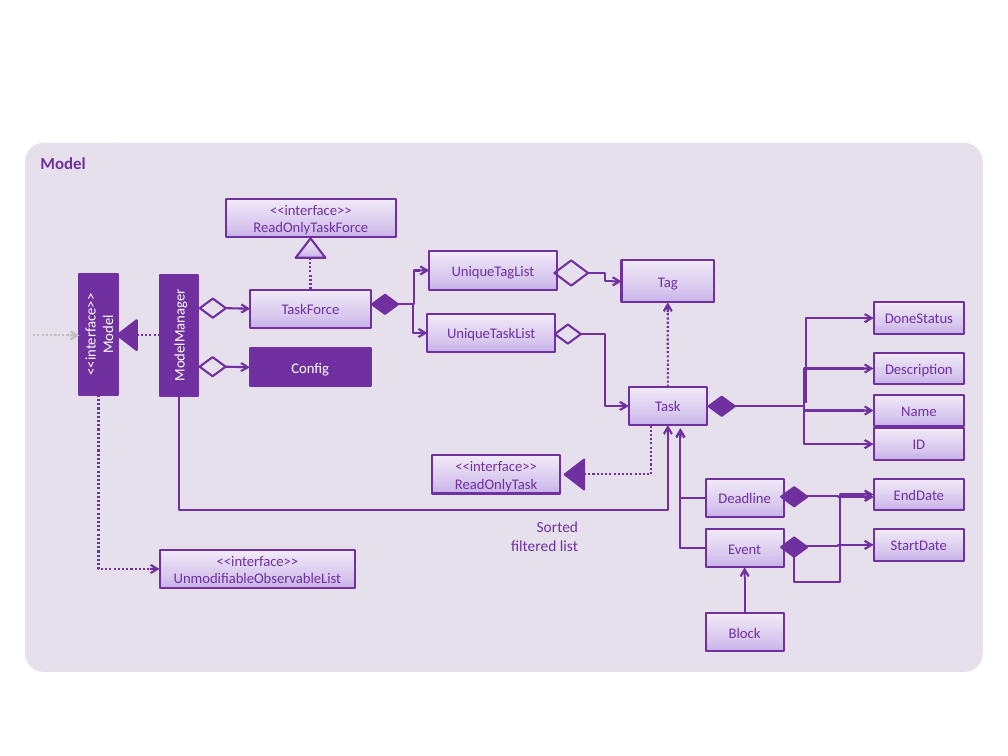
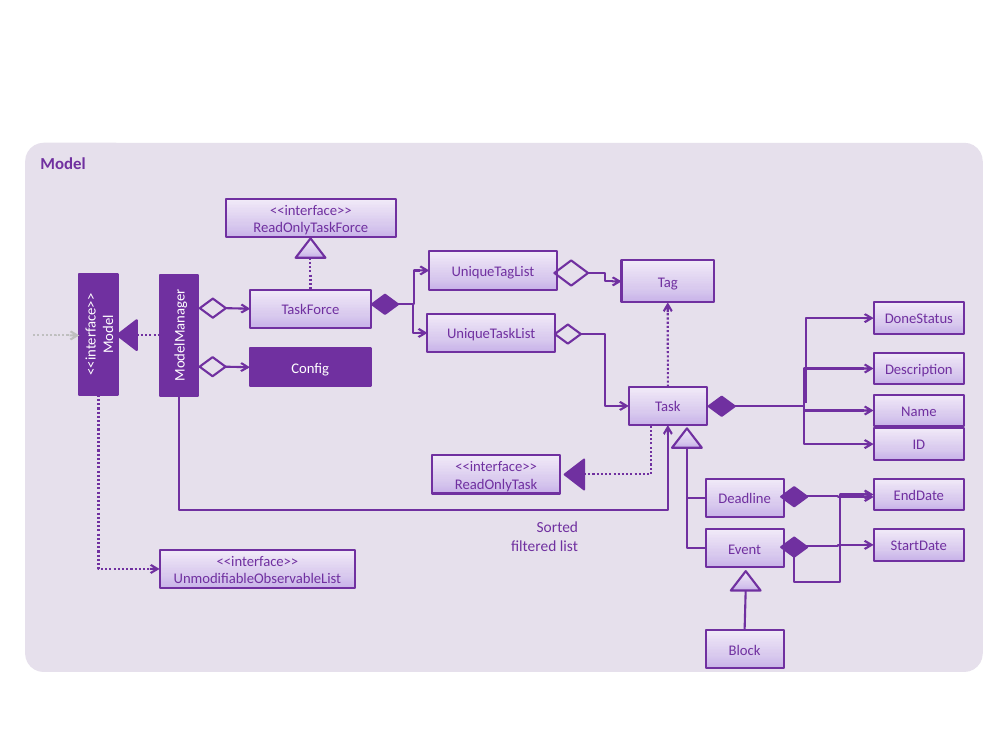
Before and after one commit to tanboonjoon/main, a slide deck: slide 9 of docs/diagrams/Diagrams.pptx. Drawn at 1008x756 pixels with LibreOffice and Linux fonts; fonts in the diff are those of the drawing. Boxes give left, top, right and bottom in pixels: in the first picture for what was removed or moved away, otherwise in the second. Text is boxed around its words. In the diff, an @@ line names an element or a change of style, - is before the commit and + after.

```diff
--- a/docs/diagrams/Diagrams.pptx
+++ b/docs/diagrams/Diagrams.pptx
@@ triangle added at box(672, 428, 703, 448), fill gradient #C9B5E8 to #D8CBEE to #F0EAF9, outline #7030A0 1.5 pt @@
@@ elbow arrow moved from (706, 548) - (680, 428) to (706, 548) - (686, 448) @@
@@ elbow arrow (706, 548) - (686, 448): elbow arrow to elbow line @@
@@ elbow arrow moved from (706, 498) - (680, 428) to (706, 498) - (686, 448) @@
@@ elbow arrow (706, 498) - (686, 448): elbow arrow to elbow line @@
@@ triangle added at box(731, 572, 761, 591), fill gradient #C9B5E8 to #D8CBEE to #F0EAF9, outline #7030A0 1.5 pt @@
@@ arrow moved from (745, 613) - (745, 568) to (745, 630) - (746, 591) @@
@@ arrow (745, 630) - (746, 591): arrow to line @@
@@ rectangle "Block": place and size @@
-rectangle "Block" at box(706, 613, 783, 651)
+rectangle "Block" at box(706, 630, 783, 668)
```
Also in this commit, not shown: 1 other file.
